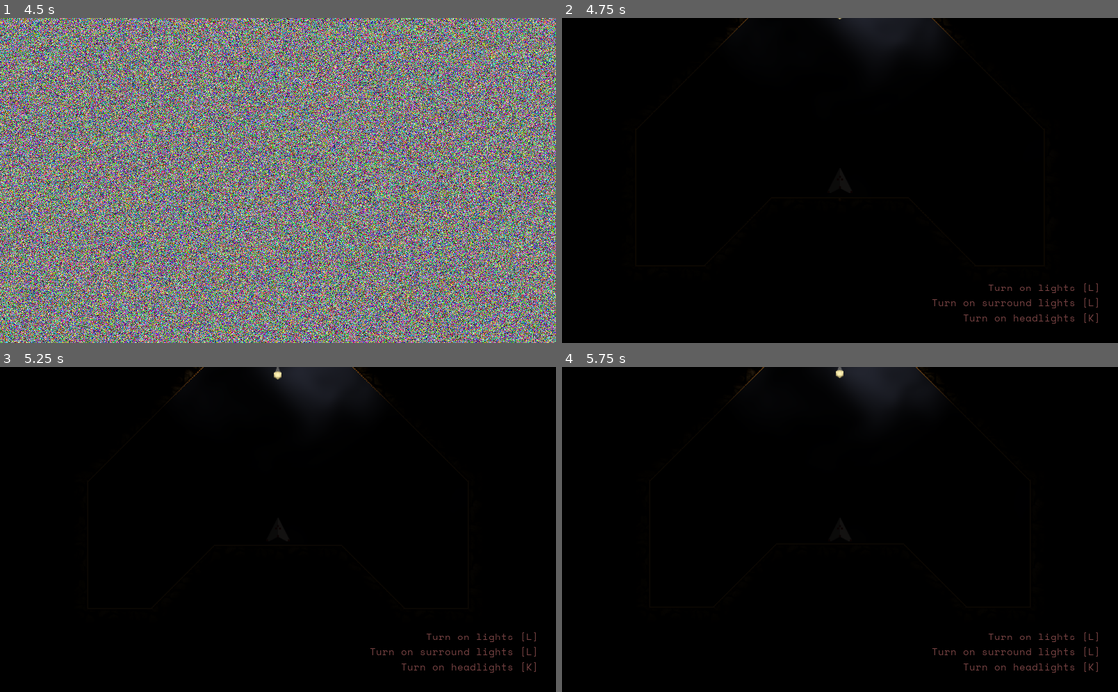
Above: before the commit, frames 1-4 (two rows, left to right).
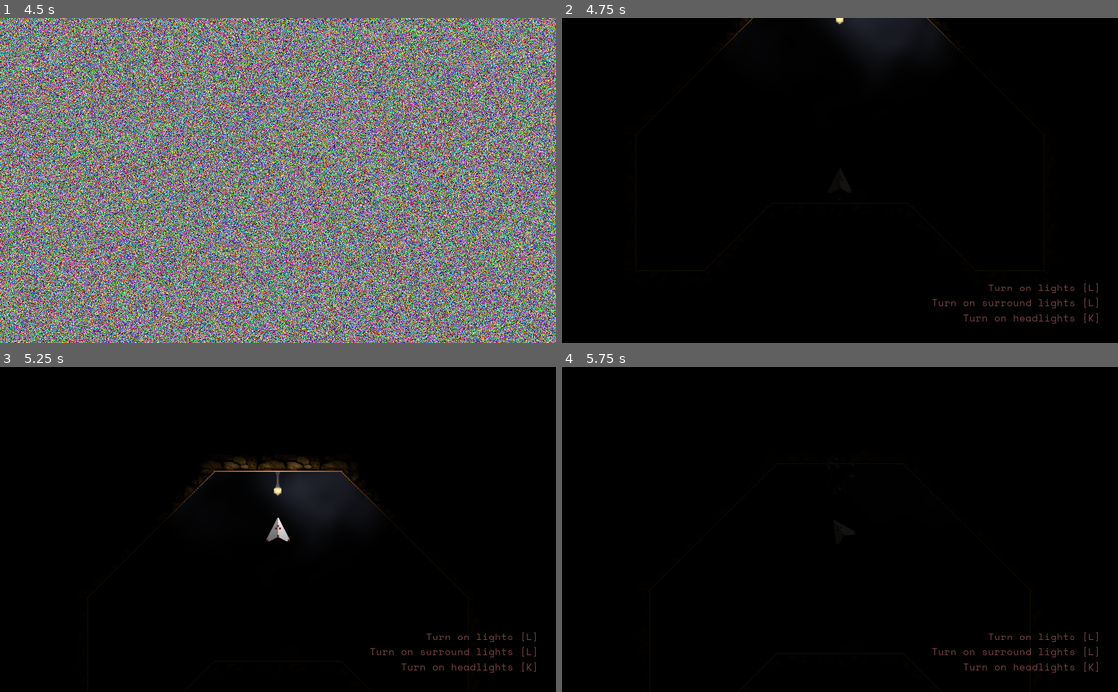
Above: after the commit, the same moments.

Repository: maximinus/scheme7
Game: Godot game, scene res://scenes/Interface/Dialog/Dialog.tscn
The game is run twice, just before and just after one commit, with the same random seed, the same clock (stepped at 60 frames per second) and the same inputs. The engine's default icon, where the game draws it, is replaced by a stand-in: a white triangle on a blue panel in a dark square. Sound files missing from this copy of the repository are replaced by a short silence.
Inputs:
- Up to frame 1 (4.5 s): tap Enter (Enter) at 0.5, 0.6, 2, 2.75, 3.5, 3.6 s; hold D (RightTurn) 0.53-1.28 s; tap Space (FireLaser) at 1.25, 1.35, 4.35 s; hold M (download) 1.28-2.03 s; hold D (RightTurn) 2.03-2.78 s; tap K (FullBeam) at 2.1 s; hold W (Thrust) 2.78-3.53 s; tap L (Lights) at 2.85 s; hold A (LeftTurn) from 3.53 s (still down)
- Up to frame 2 (4.75 s): keep holding A (LeftTurn)
- Up to frame 3 (5.25 s): release A (LeftTurn) at 5.03 s; hold M (download) from 5.03 s (still down); tap K (FullBeam) at 5.1 s
- Up to frame 4 (5.75 s): keep holding M (download)

Frame 1 is identical in both runs. In frame 2, 0.1% of the frame differs, in the area x 28-72%, y 0-10%; in frame 3, 4.0%, in the area x 30-70%, y 0-54%; in frame 4, 1.3%.
Error after the commit: Invalid get index '3' (on base: 'Array'). (res://code/ship/ship.gd:36)

Commit message:
Moved status booleans out to globals

Diff:
--- a/Scheme7/code/ship/ship.gd
+++ b/Scheme7/code/ship/ship.gd
@@ -1,11 +1,14 @@
 extends Node
 
 class_name Ship
+
+enum Status {Landing=0, Landed=1, Takeoff=3, Electrified=4}
 
 var rocket
 var battery
 var shield
 var gun
+var status_effects
 
 var last_force: Vector2 = Vector2(0.0, 0.0)
 var position: Vector2 = Vector2(0, 0)
@@ -15,6 +18,9 @@
 	battery = b
 	shield = s
 	gun = g
+	status_effects = []
+	for i in range(Status.Electrified - 1):
+		status_effects.append(false)
 
 func calculateSystemFailure(_speed: float, _pos: Vector2) -> void:
 	pass
@@ -25,3 +31,12 @@
 	battery.reset()
 	shield.reset()
 	position = Vector2(0.0, 0.0)
+
+func getStatus(status: int) -> bool:
+	return status_effects[status]
+
+func setStatus(status: int, value: bool) -> void:
+	status_effects[status] = value
+
+func invertStatus(status: int):
+	status_effects[status] = !status_effects[status]
--- a/Scheme7/scenes/Player/Player.gd
+++ b/Scheme7/scenes/Player/Player.gd
@@ -23,11 +23,11 @@
 
 # turned by hitting something
 var turning: float = 0.0
-var landing: bool = false
-var landed: bool = false
-var takeoff: bool = false
+#var landing: bool = false
+#var landed: bool = false
+#var takeoff: bool = false
+#var electrified: bool = false
 var processing: bool = false
-var electrified: bool = false
 var electric_meet_force: Vector2 = Vector2(0.0, 0.0)
 
 var zoom_target: float = 1.1
@@ -43,10 +43,6 @@
 	rotation = 0.0
 	flameOff(0.0)
 	turning = 0.0
-	landing = false
-	landed = false
-	takeoff = false
-	electrified = false
 	electric_meet_force = Vector2(0.0, 0.0)
 	$Image.frame = 0
 	ship.reset()
@@ -65,17 +61,17 @@
 	$Image.frame = ship.shield.getDamageFrame()
 
 	if Input.is_action_pressed('Thrust') and ship.rocket.canFireRocket():
-		landing = false
-		if landed == true:
-			landed = false
-			takeoff = true
+		ship.setStatus(Ship.Status.Landing, false)
+		if ship.getStatus(Ship.Status.Landed):
+			ship.setStatus(Ship.Status.Landed, false)
+			ship.setStatus(Ship.Status.Takeoff, true)
 			zoom_target = 1.1
 			zoom_speed = 0.3
 		flameOn(delta)
 	else:
 		flameOff(delta)
 
-	if landing == true or landed == true:
+	if ship.getStatus(Ship.Status.Landing) or ship.getStatus(Ship.Status.Landed):
 		return
 
 	if ship.rocket.canTurn() == true:
@@ -84,7 +80,7 @@
 		if Input.is_action_pressed('RightTurn'):
 			rotation_degrees += ROTATION_SPEED * delta
 
-	if electrified == true:
+	if ship.getStatus(Ship.Status.Electrified) == true:
 		rotation += rand_range(-ELECTRIC_TURN_FORCE, ELECTRIC_TURN_FORCE) * delta
 
 	if turning != 0:
@@ -180,7 +176,7 @@
 		return
 	# we did, are we actually landed?
 	if velocity.x == 0.0 and rotation_degrees == 0.0:
-		landed = true
+		ship.setStatus(Ship.Status.Landed, true)
 		turning = 0.0
 		# what did we land on?
 		if collision.collider.is_in_group('lander'):
@@ -189,23 +185,22 @@
 			zoom_speed = -0.4
 
 func _physics_process(delta) -> void:
-	if landed == true or processing == false:
-		return
-
-	if landing == true:
+	if ship.getStatus(Ship.Status.Landed) or processing == false:
+		return
+
+	if ship.getStatus(Ship.Status.Landing):
 		processLanding(delta)
 		return
 
-	# apply gravity and move
-	# don't apply on takeoff
-	if takeoff == false:
+	# apply gravity and move - don't apply on takeoff
+	if ship.getStatus(Ship.Status.Takeoff) == false:
 		velocity += GRAVITY_VECTOR * delta
+	else:
+		velocity += TAKEOFF_INJECTION
 	if ship.rocket.firing_rocket == true:
 		velocity += ship.rocket.getForceVector(rotation)
-	if takeoff == true:
-		velocity += TAKEOFF_INJECTION
-
-	if electrified == true:
+
+	if ship.getStatus(Ship.Status.Electrified):
 		# force is opposite to current movement
 		if electric_meet_force.x > 0:
 			velocity.x -= rand_range(0, ELECTRIC_MOVE_FORCE)
@@ -258,7 +253,7 @@
 			velocity.y *= -BOUNCE
 		var speed = min(collision_speed, 100)
 		collidePlayer(result.position, speed)
-	takeoff = false
+	ship.setStatus(Ship.Status.Takeoff, true)
 
 func checkLanding(_normal) -> void:
 	# if contact is slow, and going down, then we may be landing
@@ -279,7 +274,7 @@
 		# not landing, too much angle
 		return
 	# finally, we are landing
-	landing = true
+	ship.setStatus(Ship.Status.Landing, true)
 
 func addTurning(normal) -> void:
 	var angle_rad: float = atan2(normal.y, normal.x)
@@ -315,7 +310,7 @@
 	# player has hit something
 	# speed ranges from 0 - 50
 	# don't collide on first frame after takeoff
-	if takeoff == true:
+	if ship.getStatus(Ship.Status.Takeoff):
 		return
 	$CollisionSound.volume_db = (speed - 50) / 10.0
 	$CollisionSound.play()
@@ -337,12 +332,12 @@
 	$RocketSound.stop()
 
 func _on_ElectricBarrier_electric_contact_end() -> void:
-	electrified = false
+	ship.setStatus(Ship.Status.Electrified, false)
 	if $ElectricCollision.playing == true:
 		$ElectricCollision.stop()
 
 func _on_ElectricBarrier_electric_contact_start() -> void:
-	electrified = true
+	ship.setStatus(Ship.Status.Electrified, true)
 	electric_meet_force = velocity
 	if $ElectricCollision.playing == false:
 		$ElectricCollision.play()
